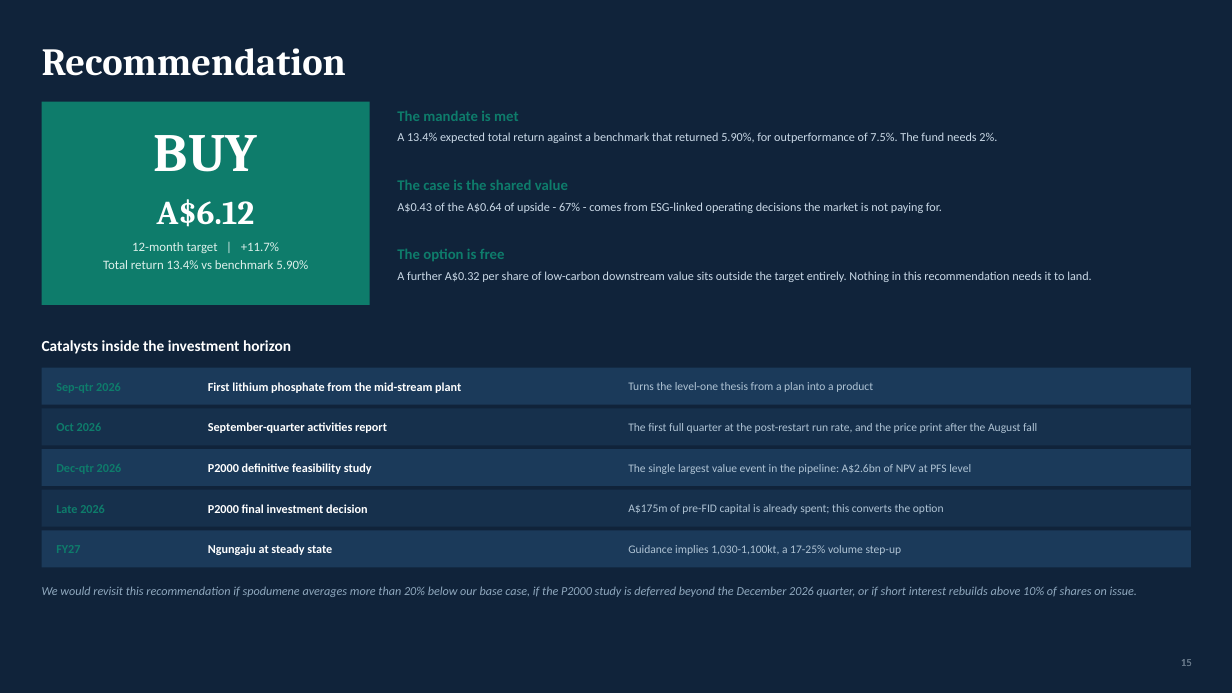
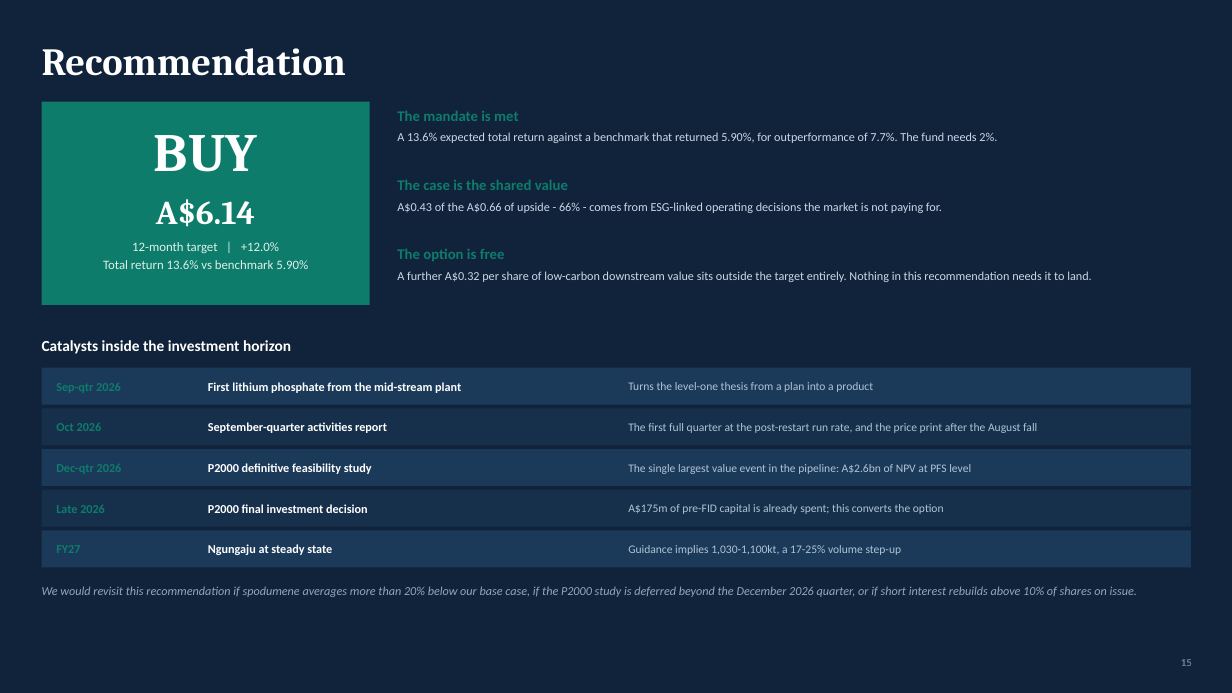
Before and after one commit to SportsSwap/for-claude, a slide deck: slide 19 of deck/PLS_Group_FMAA_2026.pptx. Drawn at 1232x693 pixels with LibreOffice and Linux fonts; fonts in the diff are those of the drawing. Boxes give left, top, right and bottom in pixels: in the first picture for what was removed or moved away, otherwise in the second. Text is boxed around its words. In the diff, an @@ line names an element or a change of style, - is before the commit and + after.

```diff
--- a/deck/PLS_Group_FMAA_2026.pptx
+++ b/deck/PLS_Group_FMAA_2026.pptx
@@ text at (397, 132, 997, 143): text changed @@
-A 13.4% expected total return against a benchmark that returned 5.90%, for outperformance of 7.5%. The fund needs 2%.
+A 13.6% expected total return against a benchmark that returned 5.90%, for outperformance of 7.7%. The fund needs 2%.
@@ text at (156, 199, 255, 227): text changed @@
-A$6.12
+A$6.14
@@ text at (397, 202, 942, 213): text changed @@
-A$0.43 of the A$0.64 of upside - 67% - comes from ESG-linked operating decisions the market is not paying for.
+A$0.43 of the A$0.66 of upside - 66% - comes from ESG-linked operating decisions the market is not paying for.
@@ text at (103, 242, 308, 269): text changed @@
-12-month target | +11.7%
-Total return 13.4% vs benchmark 5.90%
+12-month target | +12.0%
+Total return 13.6% vs benchmark 5.90%
```
Also in this commit, not shown: 29 other slides changed, 19 other files.
